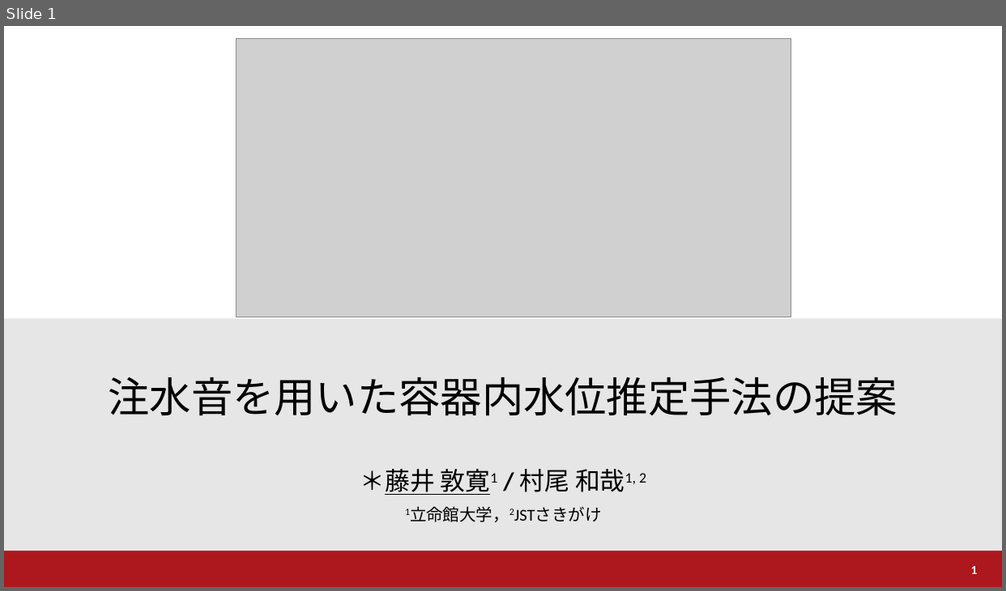
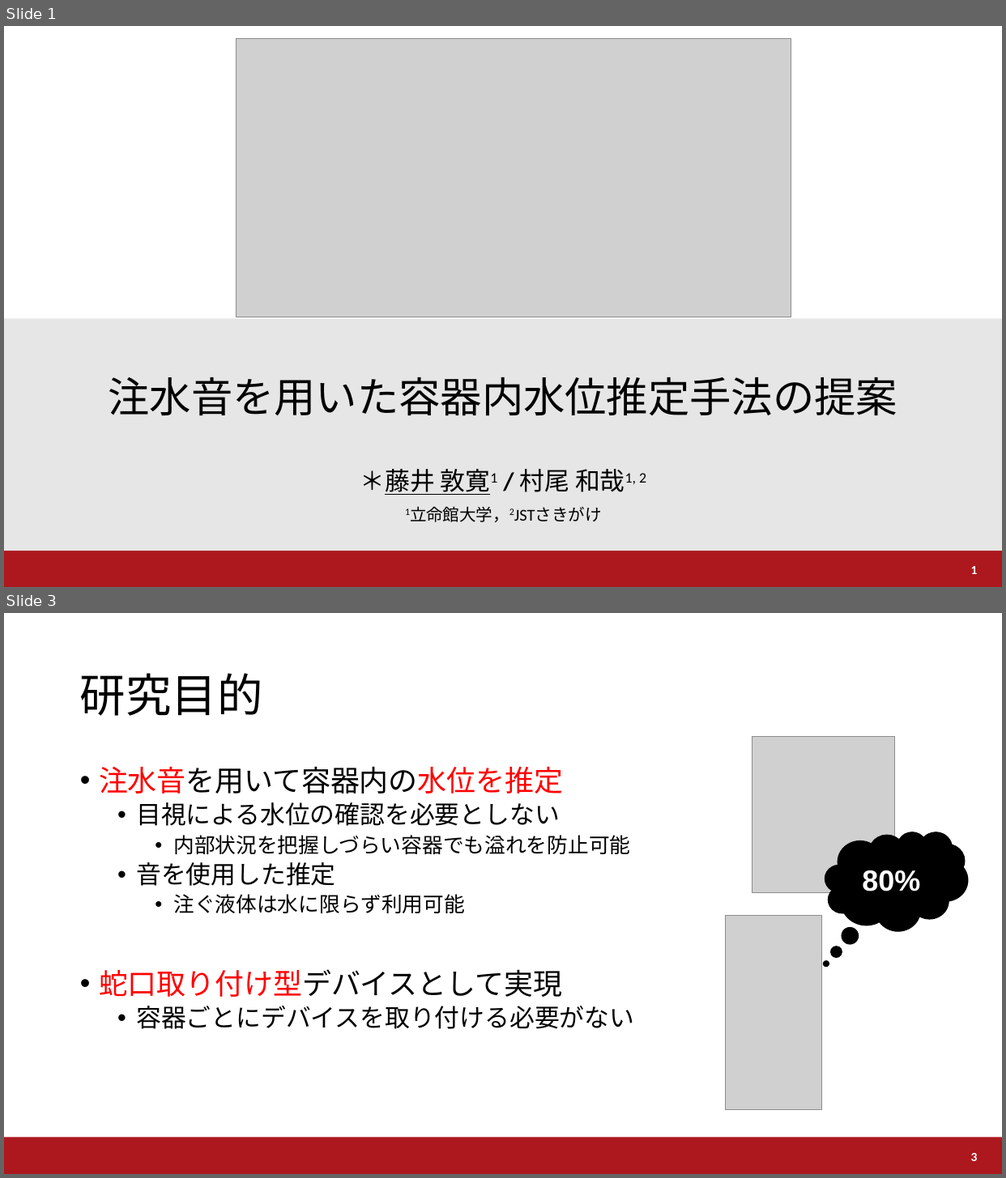
Before and after one commit to a2h1r0/lab, a slide deck: paper/water/UWW2021/UWW2021.pptx. Shown one above the other, each under a label of ours: slide 1 before the commit, slides 1 and 3 after it; the slides between them are not shown. The pictures are 1006x591 and 1006x1178 pixels, drawn with LibreOffice and Linux fonts; fonts in the diff are those of the drawing; grey boxes stand for pictures; background and template pictures are left out. Boxes give left, top, right and bottom in pixels: in the first picture for what was removed or moved away, otherwise in the second. Text is boxed around its words. In the diff, an @@ line names an element or a change of style, - is before the commit and + after.

```diff
--- a/paper/water/UWW2021/UWW2021.pptx
+++ b/paper/water/UWW2021/UWW2021.pptx
@@ slide 3 added at [4,613,1002,1174], background #FFFFFF; not listed: 1 template element that a slide beside it also shows @@
@@ title added at [80,673,263,716], 44 pt, text #000000 @@
+研究目的
@@ picture added at [752,736,895,893] @@
@@ text added at [99,766,634,1029], 24 pt, text #000000 @@
+• 注水音を用いて容器内の水位を推定
+  • 目視による水位の確認を必要としない
+    • 内部状況を把握しづらい容器でも溢れを防止可能
+  • 音を使用した推定
+    • 注ぐ液体は水に限らず利用可能
+• 蛇口取り付け型デバイスとして実現
+  • 容器ごとにデバイスを取り付ける必要がない
@@ thought cloud added at [825,833,968,931], fill #000000, outline #000000 1 pt, 28 pt, text #FFFFFF, bold @@
+80%
@@ picture added at [726,916,822,1111] @@
@@ page number added at [971,1153,978,1161], 12 pt, text #FFFFFF, bold @@
+3
```
Also in this commit, not shown: 1 other slide added.
